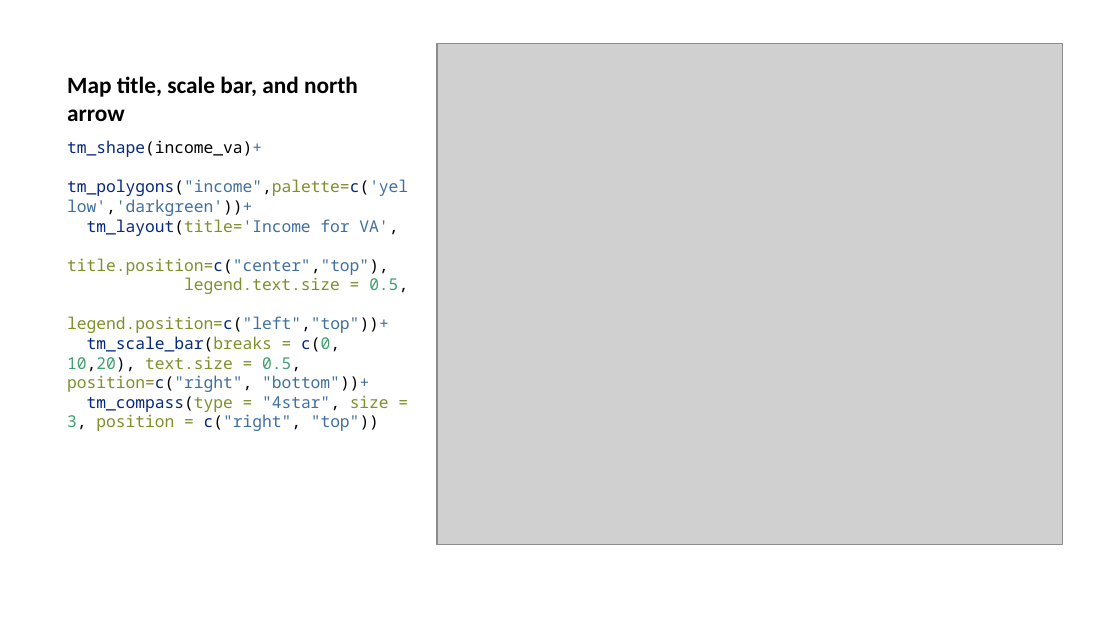
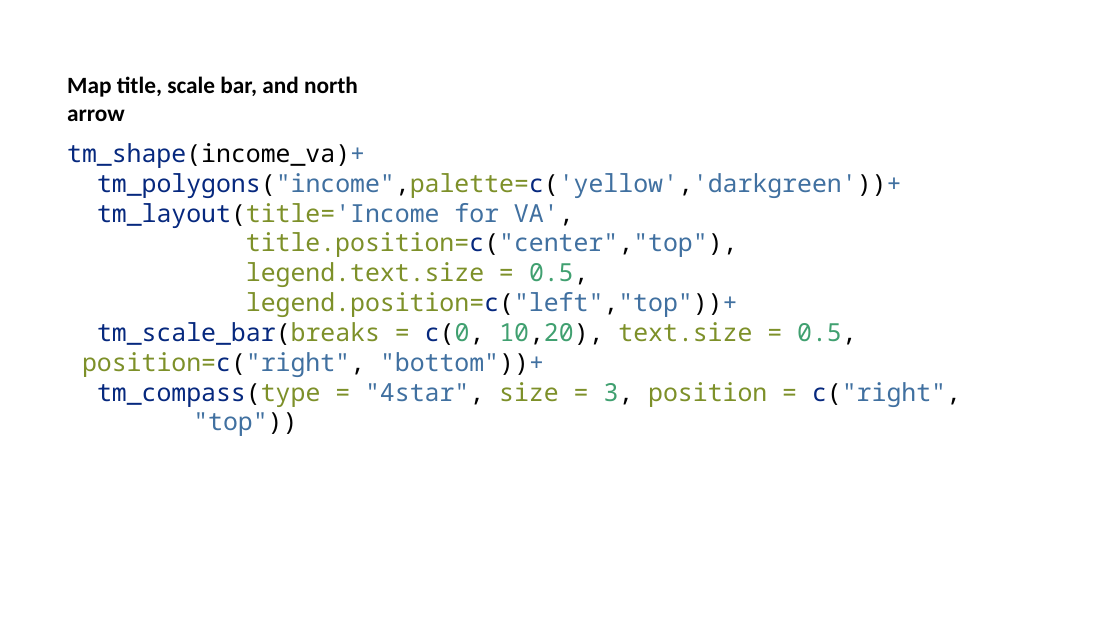
Before and after one commit to yangshao2/Geog4254-5254G, a slide deck: slide 9 of week4/week4.pptx (slide 8 before the commit). Drawn at 1120x630 pixels with LibreOffice and Linux fonts; fonts in the diff are those of the drawing; grey boxes stand for pictures. Boxes give left, top, right and bottom in pixels: in the first picture for what was removed or moved away, otherwise in the second. Text is boxed around its words. In the diff, an @@ line names an element or a change of style, - is before the commit and + after.

```diff
--- a/week4/week4.pptx
+++ b/week4/week4.pptx
@@ picture removed at [437, 44, 1062, 544] @@
@@ text "tm_shape(income_va)+ tm_polygons("income",palette=c('yellow' ..." at [67, 143, 961, 436]: size 10.5 to 16 pt; more space between paragraphs @@
```
Also in this commit, not shown: 5 other slides changed, 4 slides added, 24 other files.
